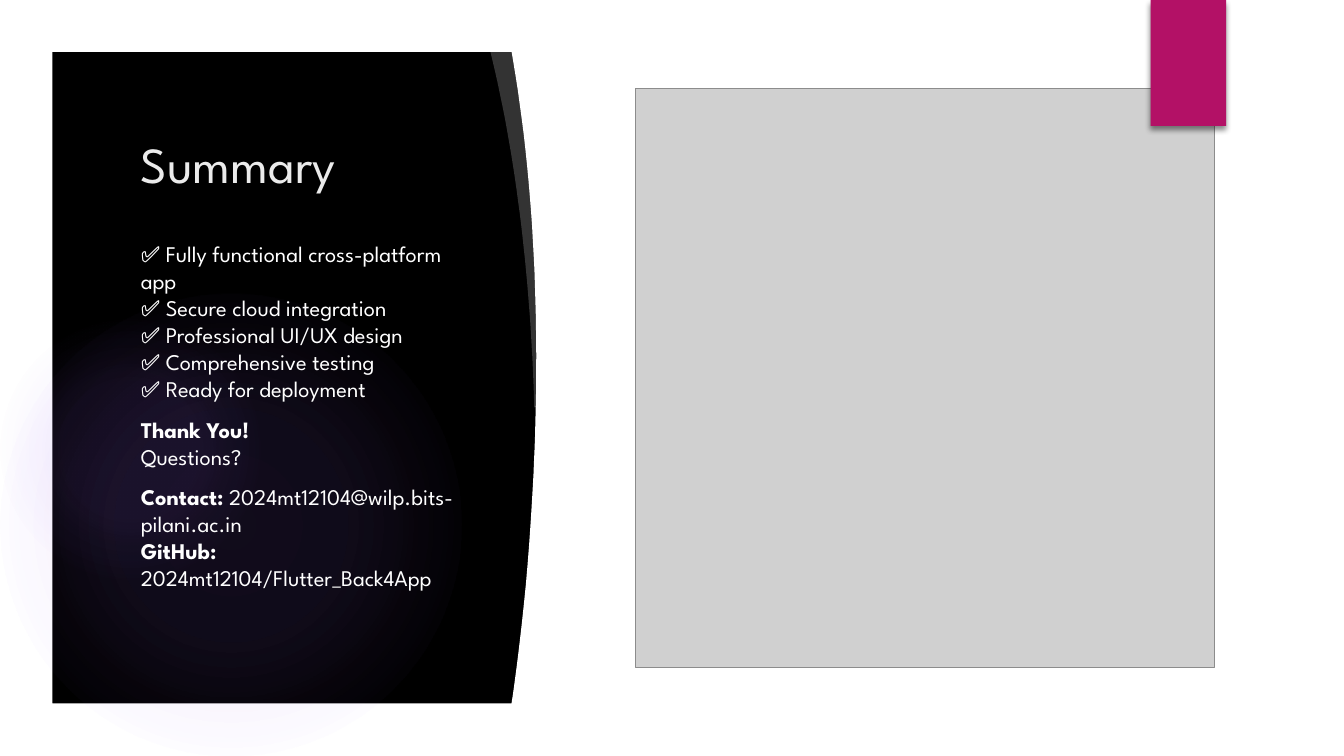
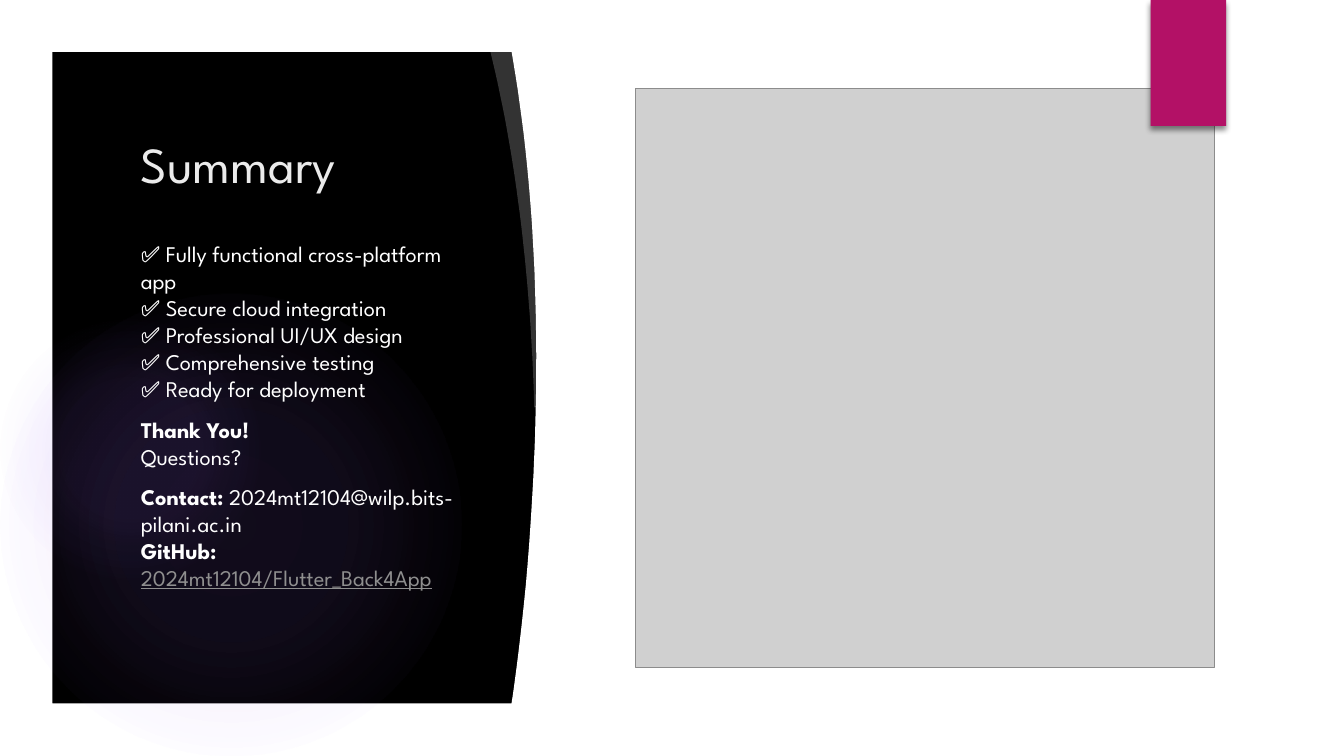
Before and after one commit to 2024mt12104/Flutter_Back4App, a slide deck: slide 16 of AjB4APP_Presentation.pptx (slide 14 before the commit). Drawn at 1344x756 pixels with LibreOffice and Linux fonts; fonts in the diff are those of the drawing; grey boxes stand for pictures; background and template pictures are left out. Boxes give left, top, right and bottom in pixels: in the first picture for what was removed or moved away, otherwise in the second. Text is boxed around its words. In the diff, an @@ line names an element or a change of style, - is before the commit and + after.

```diff
--- a/AjB4APP_Presentation.pptx
+++ b/AjB4APP_Presentation.pptx
@@ text at bbox=[141, 489, 453, 591]: text colour #FFFFFF to #8F8F8F, underline on in "2024mt12104/Flutter_Back4App" @@
```
Also in this commit, not shown: 1 other slide changed, 2 slides added.
